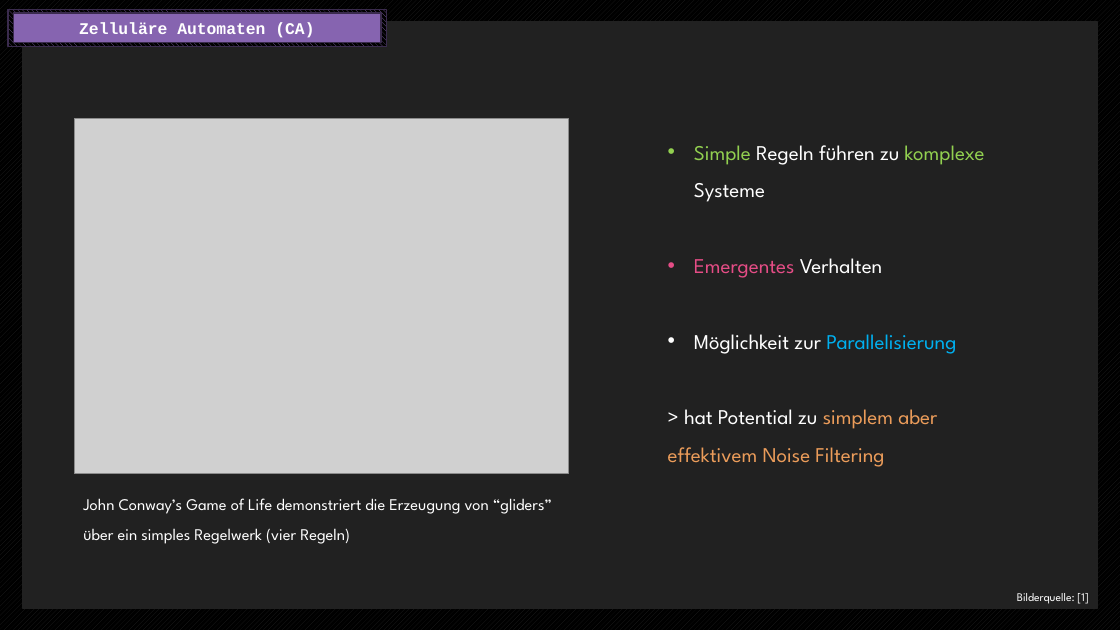
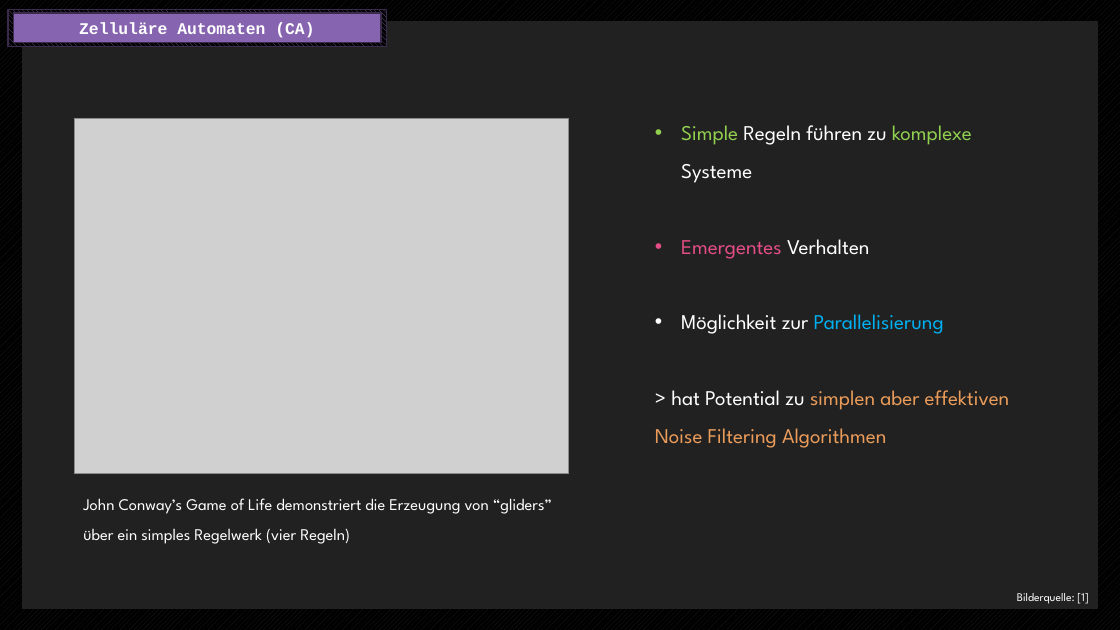
Before and after one commit to endorivium/informational-mastery, a slide deck: slide 4 of STI/CellularAutomata/3_presentation/Zwischenstand.pptx. Drawn at 1120x630 pixels with LibreOffice and Linux fonts; fonts in the diff are those of the drawing; grey boxes stand for pictures. Boxes give left, top, right and bottom in pixels: in the first picture for what was removed or moved away, otherwise in the second. Text is boxed around its words. In the diff, an @@ line names an element or a change of style, - is before the commit and + after.

```diff
--- a/STI/CellularAutomata/3_presentation/Zwischenstand.pptx
+++ b/STI/CellularAutomata/3_presentation/Zwischenstand.pptx
@@ text "Simple Regeln führen zu komplexe ...": place and size @@
-text "Simple Regeln führen zu komplexe ..." at (668, 145, 985, 467)
+text "Simple Regeln führen zu komplexe ..." at (655, 125, 1010, 448)
@@ text at (655, 390, 1010, 448): text changed @@
-> hat Potential zu simplem aber effektivem Noise Filtering
+> hat Potential zu simplen aber effektiven Noise Filtering Algorithmen
```
Also in this commit, not shown: 2 other slides changed, 1 slide added, 3 other files.
